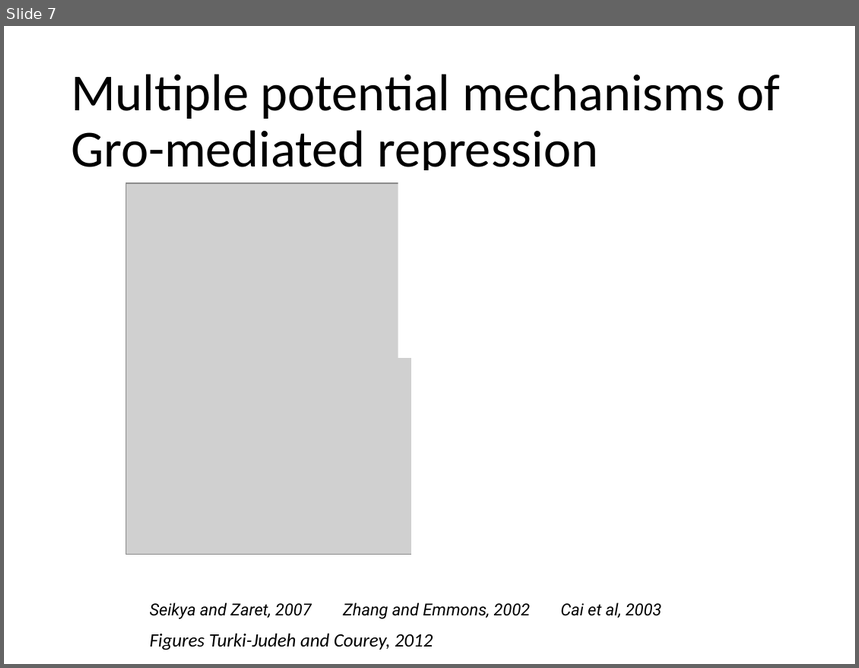
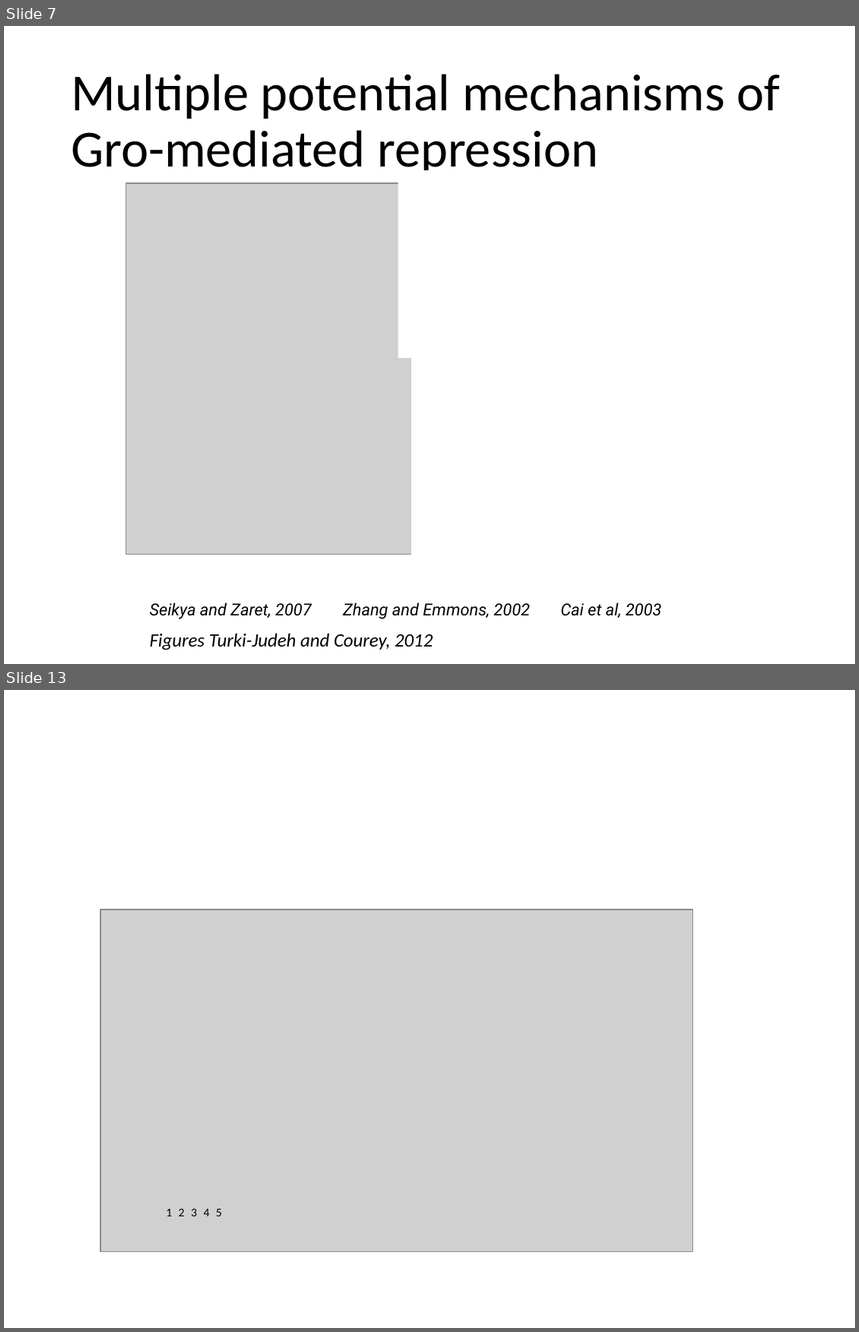
Before and after one commit to mdchambers/dissertation, a slide deck: presentations/defense.pptx. Shown one above the other, each under a label of ours: slide 7 before the commit, slides 7 and 13 after it; the slides between them are not shown. The pictures are 859x668 and 859x1332 pixels, drawn with LibreOffice and Linux fonts; fonts in the diff are those of the drawing; grey boxes stand for pictures. Boxes give left, top, right and bottom in pixels: in the first picture for what was removed or moved away, otherwise in the second. Text is boxed around its words. In the diff, an @@ line names an element or a change of style, - is before the commit and + after.

```diff
--- a/presentations/defense.pptx
+++ b/presentations/defense.pptx
@@ slide 13 added at (x1=4, y1=690, x2=855, y2=1328), background #FFFFFF @@
@@ picture added at (x1=101, y1=910, x2=693, y2=1252) @@
@@ text added at (x1=166, y1=1209, x2=172, y2=1217), 10 pt, text #000000 @@
+1
@@ text added at (x1=179, y1=1209, x2=185, y2=1217), 10 pt, text #000000 @@
+2
@@ text added at (x1=191, y1=1209, x2=197, y2=1217), 10 pt, text #000000 @@
+3
@@ text added at (x1=204, y1=1209, x2=210, y2=1217), 10 pt, text #000000 @@
+4
@@ text added at (x1=216, y1=1209, x2=222, y2=1217), 10 pt, text #000000 @@
+5
```
Also in this commit, not shown: 3 slides changed, 11 other slides added, 1 slide removed, 7 other files.
